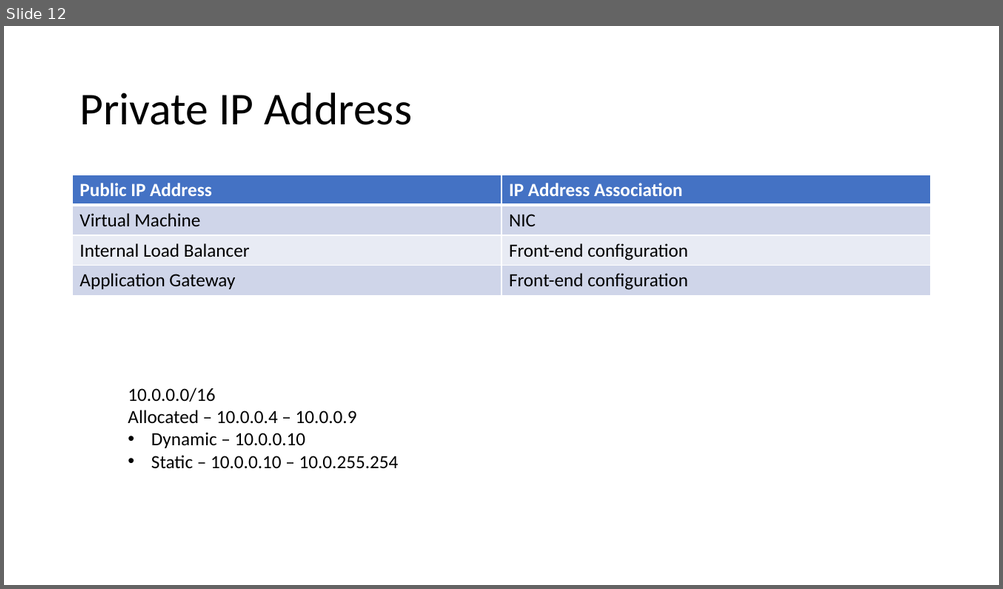
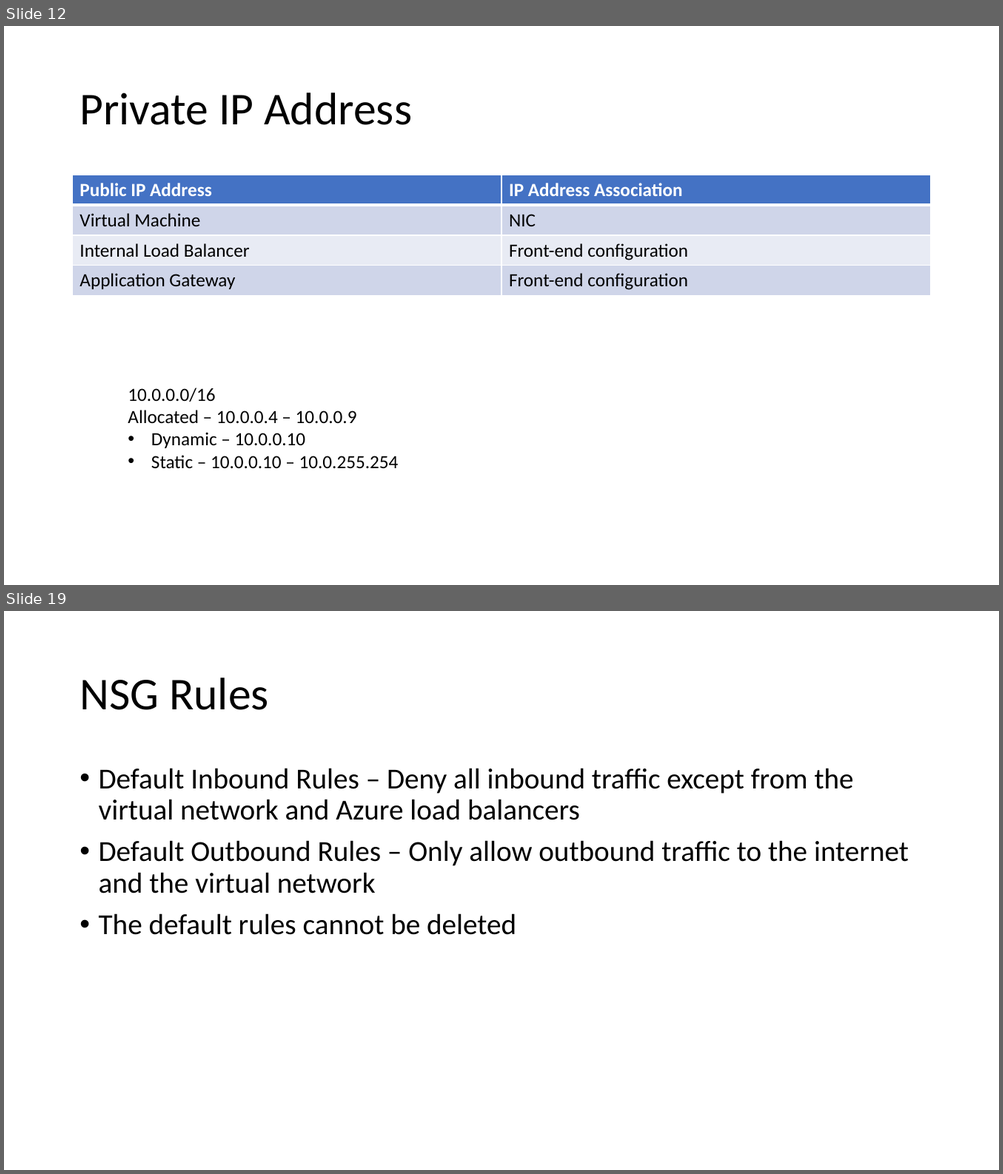
Before and after one commit to ayushrathi15/03June-AZ104, a slide deck: Virtual Networks.pptx. Shown one above the other, each under a label of ours: slide 12 before the commit, slides 12 and 19 after it; the slides between them are not shown. The pictures are 1003x589 and 1003x1174 pixels, drawn with LibreOffice and Linux fonts; fonts in the diff are those of the drawing. Boxes give left, top, right and bottom in pixels: in the first picture for what was removed or moved away, otherwise in the second. Text is boxed around its words. In the diff, an @@ line names an element or a change of style, - is before the commit and + after.

```diff
--- a/Virtual Networks.pptx
+++ b/Virtual Networks.pptx
@@ slide 19 added at [4,611,999,1170], background #FFFFFF @@
@@ title added at [79,678,269,710], 44 pt, text #000000 @@
+NSG Rules
@@ text added at [99,768,908,935], 28 pt, text #000000 @@
+• Default Inbound Rules – Deny all inbound traffic except from the virtual network and Azure load balancers
+• Default Outbound Rules – Only allow outbound traffic to the internet and the virtual network
+• The default rules cannot be deleted
```
Also in this commit, not shown: 9 other slides added.
